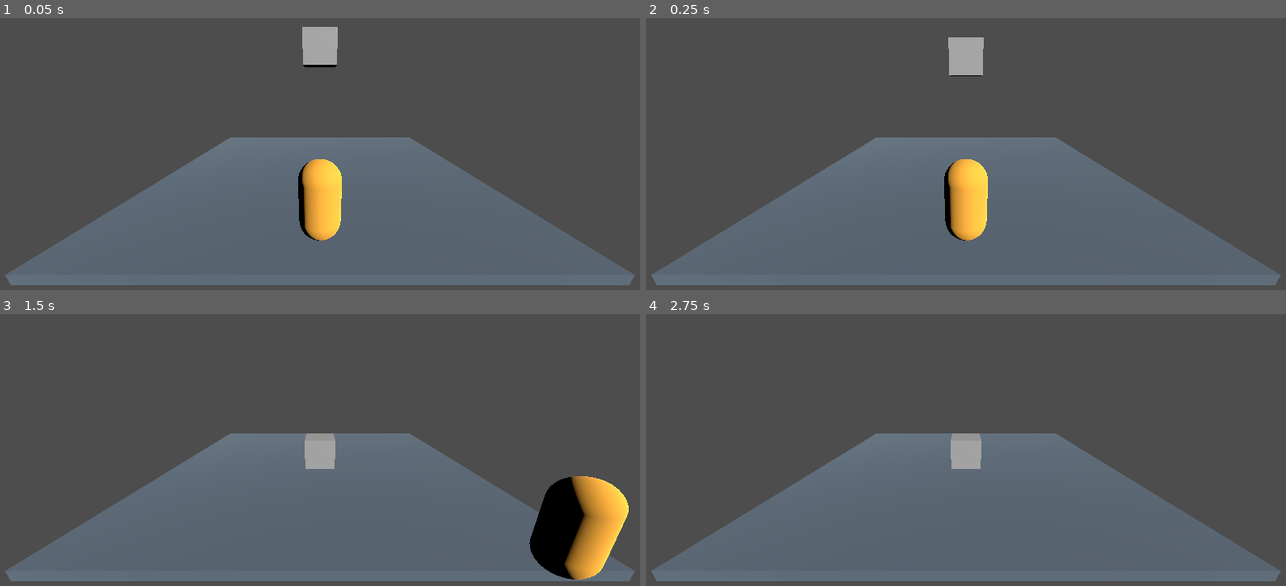
Above: before the commit, frames 1-4 (two rows, left to right).
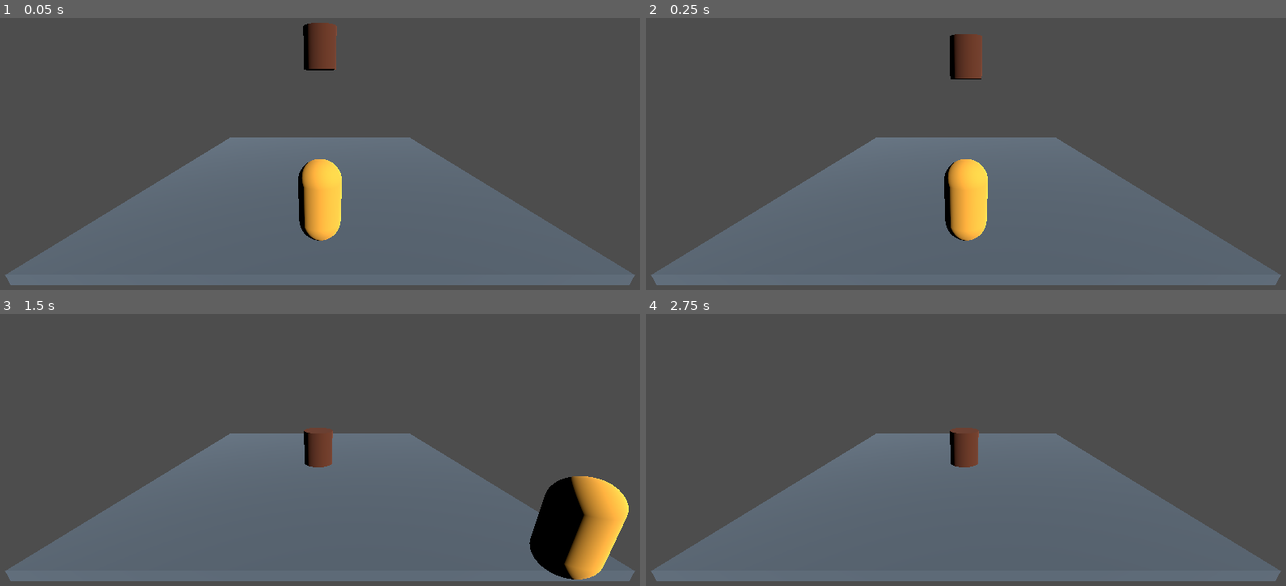
Above: after the commit, the same moments.

Repository: Delgado-dot/Cuy-Kombat
Game: Godot game, scene res://tests/objects/interactable_object_test.tscn
Two runs of this game, one before a commit and one after it. Both use one fixed random seed, a clock stepped at 60 frames per second and the inputs below. This scene is started directly instead of the project's main scene.
Inputs:
- Up to frame 1 (0.05 s): no input
- Up to frame 2 (0.25 s): no input
- Up to frame 3 (1.5 s): tap Enter at 0.5 s; hold D 0.53-1.28 s; tap K at 0.6, 1.35 s; tap Space at 0.77 s; hold S from 1.28 s (still down)
- Up to frame 4 (2.75 s): tap Space at 1.52, 2 s; release S at 2.03 s; hold D from 2.03 s (still down); tap K at 2.1 s

The runs differ from the first frame. In frame 1, 0.9% of the frame differs, in the area x 47-53%, y 1-20%; in frame 2, 0.9%; in frame 3, 0.7%; in frame 4, 0.7%.

Commit message:
feat(objects): add barrel interactable object

Diff:
--- /dev/null
+++ b/scenes/gameplay/barrel.tscn
@@ -0,0 +1,27 @@
+[gd_scene load_steps=5 format=3]
+
+[ext_resource type="PackedScene" path="res://scenes/gameplay/interactable_object.tscn" id="1_interactable"]
+[ext_resource type="Script" path="res://scripts/gameplay/barrel.gd" id="2_barrel"]
+
+[sub_resource type="StandardMaterial3D" id="StandardMaterial3D_barrel"]
+albedo_color = Color(0.32, 0.14, 0.05, 1)
+
+[sub_resource type="CylinderMesh" id="CylinderMesh_barrel"]
+material = SubResource("StandardMaterial3D_barrel")
+top_radius = 0.5
+bottom_radius = 0.5
+height = 1.2
+
+[sub_resource type="CylinderShape3D" id="CylinderShape3D_barrel"]
+radius = 0.5
+height = 1.2
+
+[node name="Barrel" instance=ExtResource("1_interactable")]
+mass = 3.0
+script = ExtResource("2_barrel")
+
+[node name="CollisionShape3D" parent="." index="0"]
+shape = SubResource("CylinderShape3D_barrel")
+
+[node name="MeshInstance3D" parent="." index="1"]
+mesh = SubResource("CylinderMesh_barrel")
--- /dev/null
+++ b/scripts/gameplay/barrel.gd
@@ -0,0 +1,3 @@
+extends InteractableObject
+
+class_name Barrel
--- a/tests/objects/interactable_object_test.tscn
+++ b/tests/objects/interactable_object_test.tscn
@@ -1,6 +1,6 @@
 [gd_scene load_steps=7 format=3]
 
-[ext_resource type="PackedScene" path="res://scenes/gameplay/interactable_object.tscn" id="1_interactable"]
+[ext_resource type="PackedScene" path="res://scenes/gameplay/barrel.tscn" id="1_interactable"]
 [ext_resource type="PackedScene" path="res://scenes/player/player.tscn" id="2_player"]
 [ext_resource type="Script" path="res://tests/objects/interactable_object_test.gd" id="3_test"]
 
Not shown, added: scripts/gameplay/barrel.gd.uid
